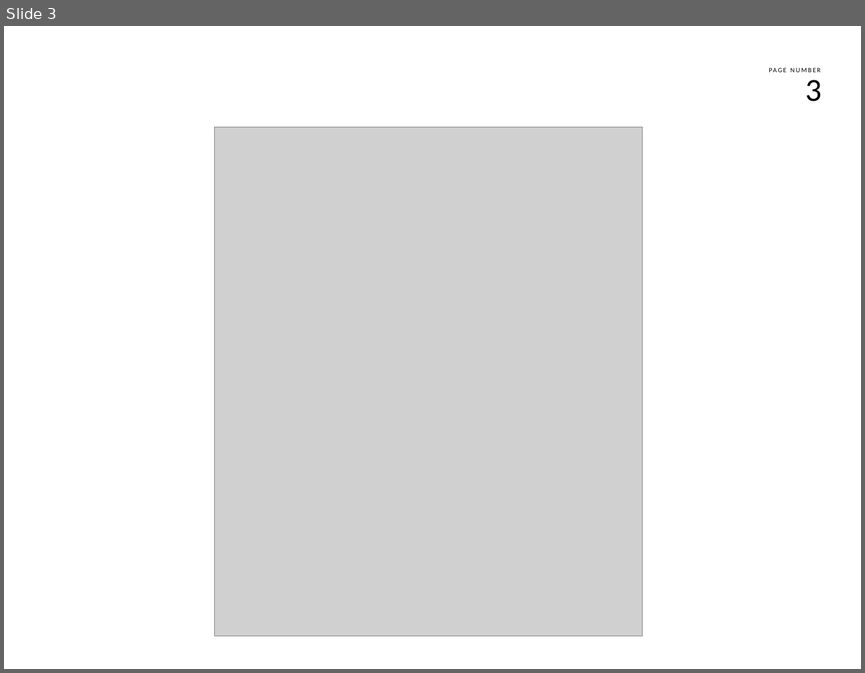
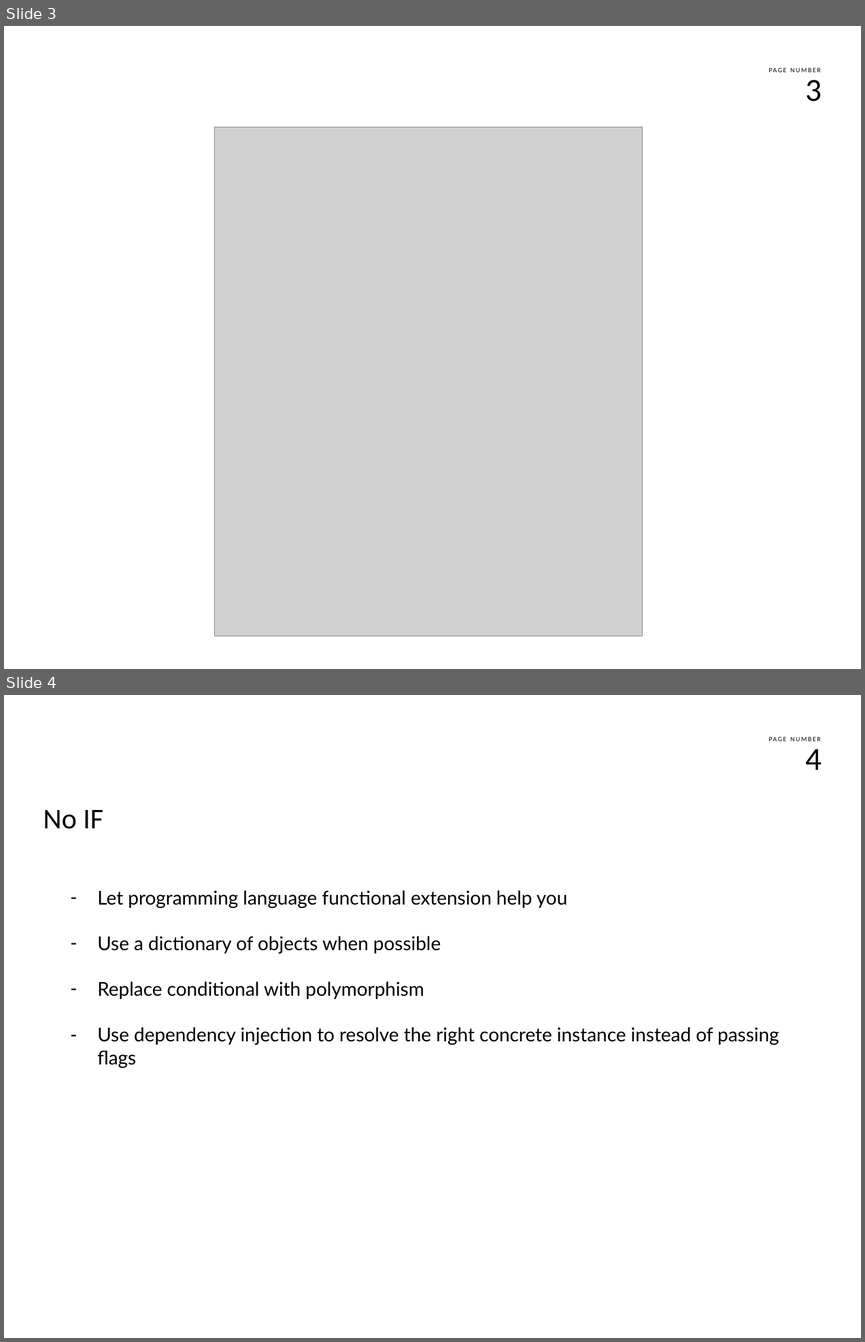
Before and after one commit to kentoo/NoIF, a slide deck: docs/noif.pptx. Shown one above the other, each under a label of ours: slide 3 before the commit, slides 3 and 4 after it. The pictures are 865x673 and 865x1342 pixels, drawn with LibreOffice and Linux fonts; fonts in the diff are those of the drawing; grey boxes stand for pictures; background and template pictures are left out. Boxes give left, top, right and bottom in pixels: in the first picture for what was removed or moved away, otherwise in the second. Text is boxed around its words. In the diff, an @@ line names an element or a change of style, - is before the commit and + after.

Commit message:
Polymorphims insteda of condition

```diff
--- a/docs/noif.pptx
+++ b/docs/noif.pptx
@@ slide 4 added at bbox=[4, 695, 861, 1338], background #FFFFFF; not listed: 2 template elements that a slide beside it also shows @@
@@ text added at bbox=[43, 810, 103, 829], 24 pt, text #000000 @@
+No IF
@@ text added at bbox=[97, 890, 779, 1068], 16 pt, text #000000 @@
+– Let programming language functional extension help you
+– Use a dictionary of objects when possible
+– Replace conditional with polymorphism
+– Use dependency injection to resolve the right concrete instance instead of passing flags
```
Also in this commit, not shown: 2 slides removed, 4 other files.
